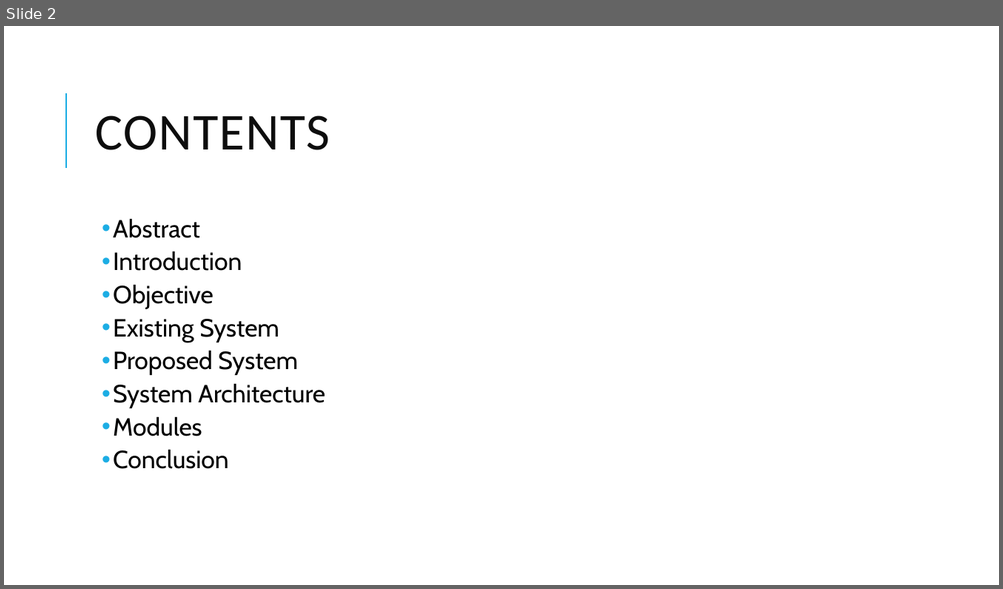
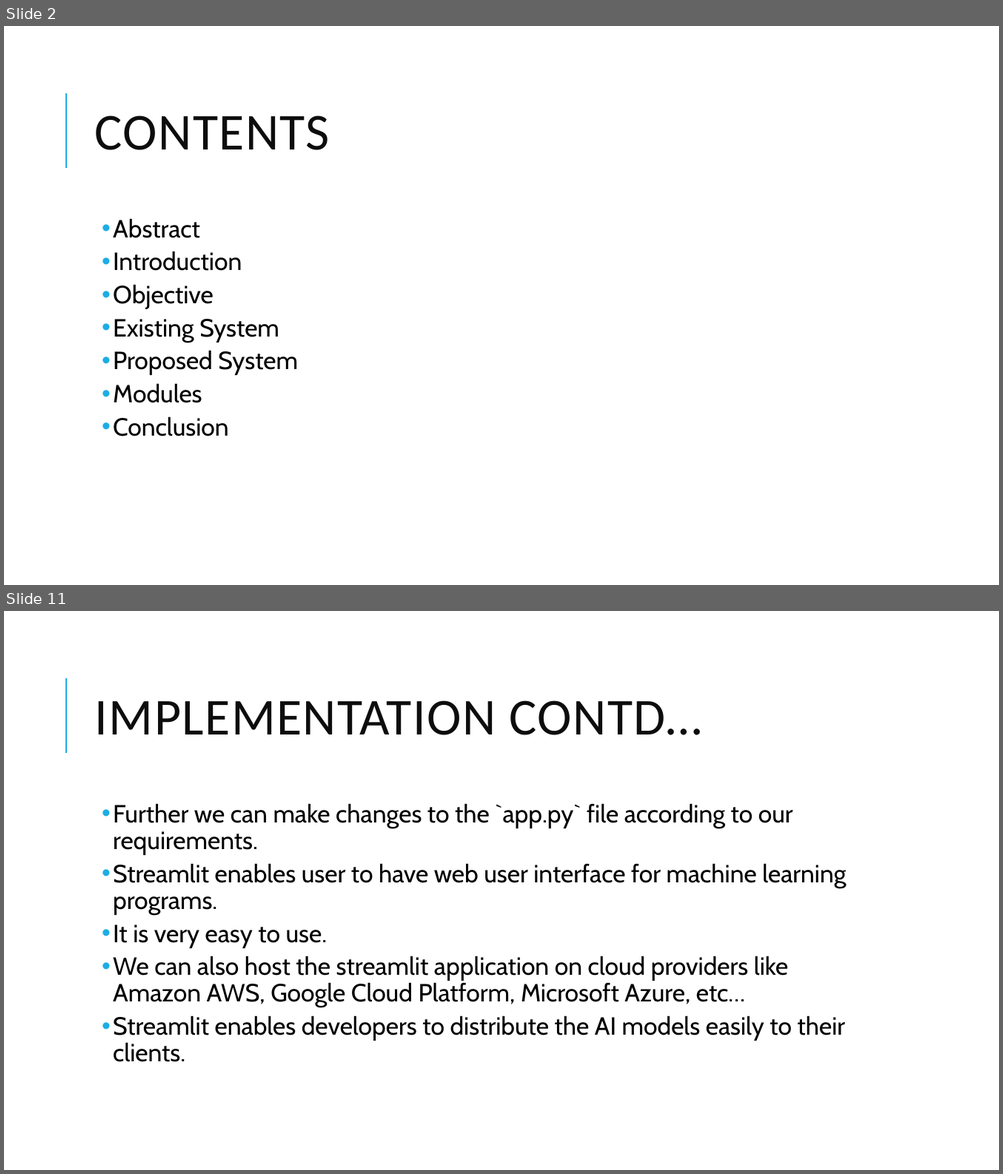
Before and after one commit to anirudhp06/Company-Profit-Prediction, a slide deck: Exposys Internship report.pptx. Shown one above the other, each under a label of ours: slide 2 before the commit, slides 2 and 11 after it; the slides between them are not shown. The pictures are 1003x589 and 1003x1174 pixels, drawn with LibreOffice and Linux fonts; fonts in the diff are those of the drawing. Boxes give left, top, right and bottom in pixels: in the first picture for what was removed or moved away, otherwise in the second. Text is boxed around its words. In the diff, an @@ line names an element or a change of style, - is before the commit and + after.

```diff
--- a/Exposys Internship report.pptx
+++ b/Exposys Internship report.pptx
@@ slide 11 added at (4, 611, 999, 1170), background #FFFFFF; not listed: 1 template element that a slide beside it also shows @@
@@ title added at (95, 701, 702, 735), 50 pt, text #0D0D0D @@
+IMPLEMENTATION CONTD…
@@ text added at (113, 803, 845, 1062), 24 pt, text #000000 @@
+  • Further we can make changes to the `app.py` file according to our requirements.
+  • Streamlit enables user to have web user interface for machine learning programs.
+  • It is very easy to use.
+  • We can also host the streamlit application on cloud providers like Amazon AWS, Google Cloud Platform, Microsoft Azure, etc…
+  • Streamlit enables developers to distribute the AI models easily to their clients.
@@ slide 2 changed as well @@
@@ text at (113, 383, 325, 409): paragraph removed @@
-  • System Architecture
```
Also in this commit, not shown: 9 other slides added, 1 other file.
